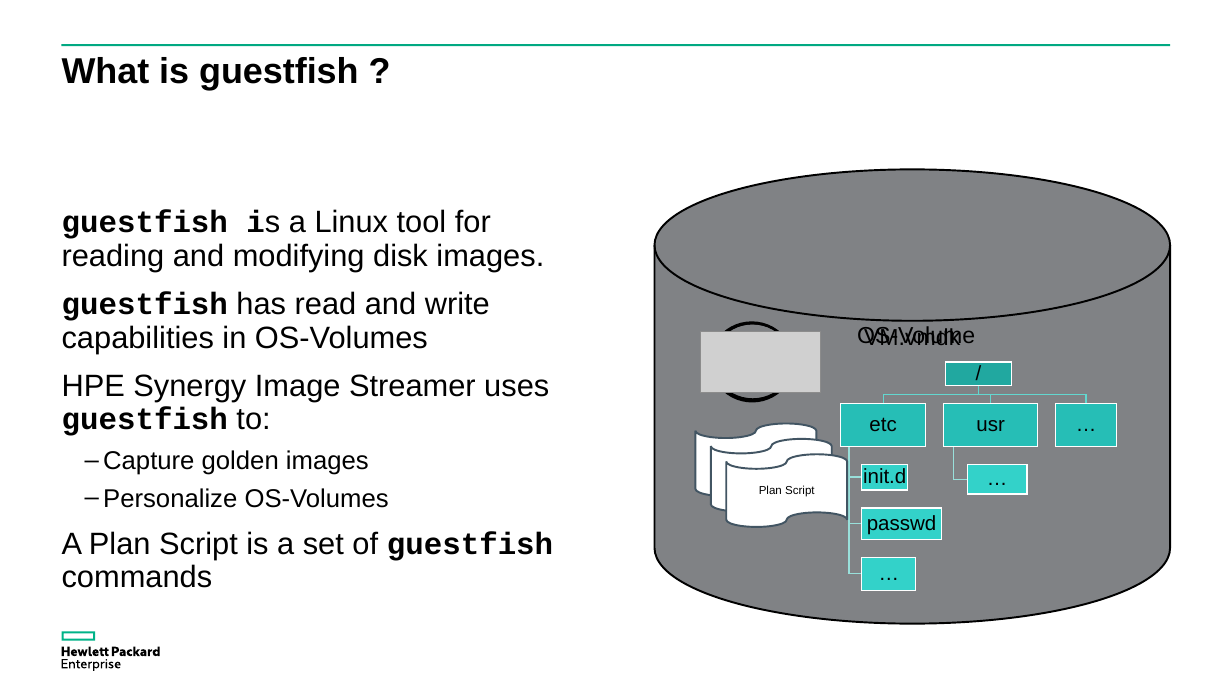
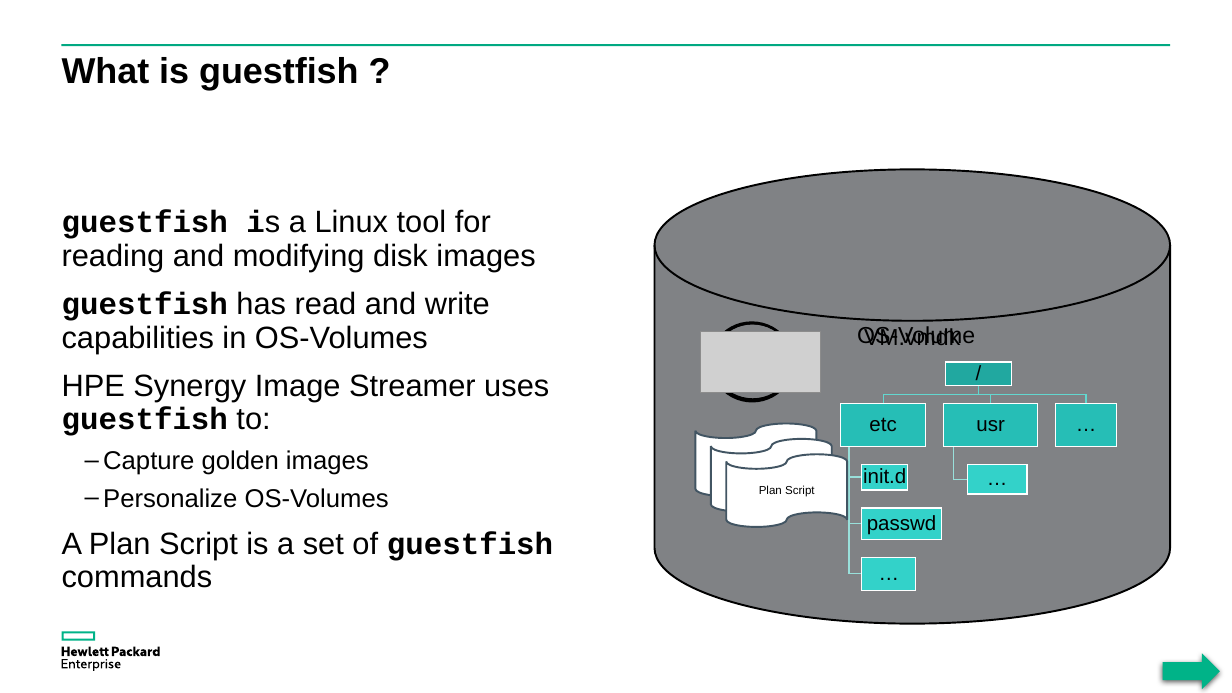
Before and after one commit to donzef/image-streamer-linux, a slide deck: slide 5 of docs/Guestfish-and-ImageStreamer.ppsx. Drawn at 1232x693 pixels with LibreOffice and Linux fonts; fonts in the diff are those of the drawing; grey boxes stand for pictures. Boxes give left, top, right and bottom in pixels: in the first picture for what was removed or moved away, otherwise in the second. Text is boxed around its words. In the diff, an @@ line names an element or a change of style, - is before the commit and + after.

```diff
--- a/docs/Guestfish-and-ImageStreamer.ppsx
+++ b/docs/Guestfish-and-ImageStreamer.ppsx
@@ text at [62, 209, 535, 271]: text changed @@
-guestfish is a Linux tool for reading and modifying disk images.
+guestfish is a Linux tool for reading and modifying disk images
@@ right arrow added at [1163, 653, 1220, 689], fill #00B388 @@
```
Also in this commit, not shown: 22 other slides changed.
